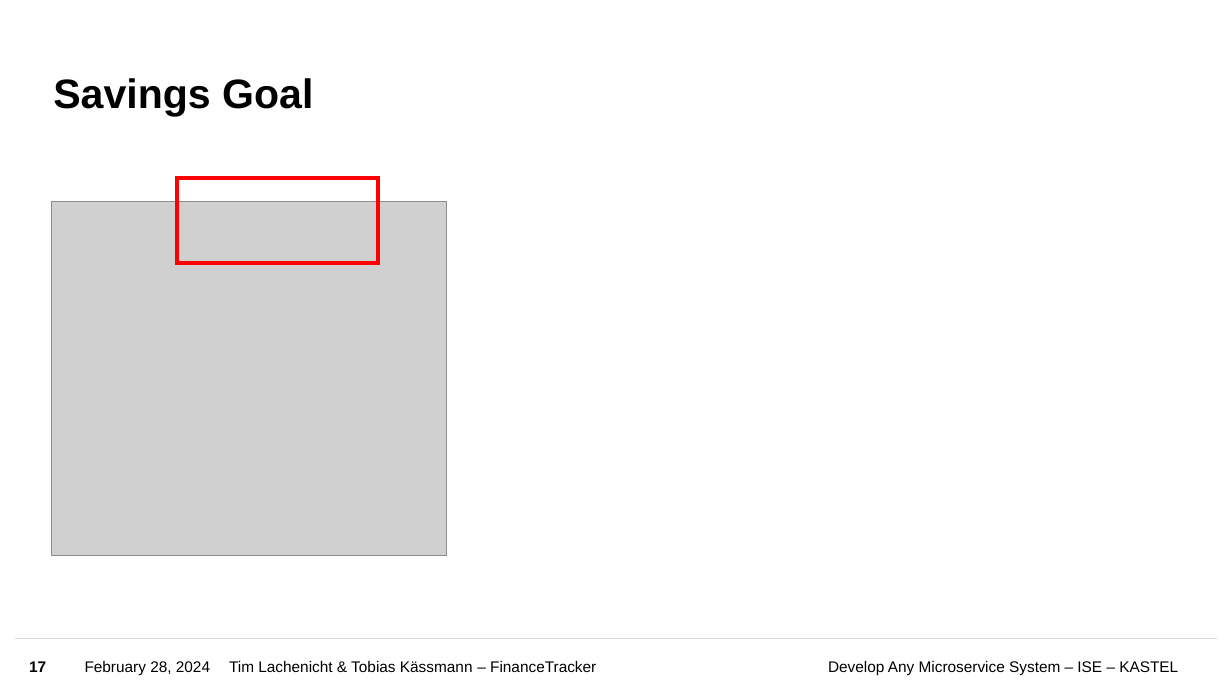
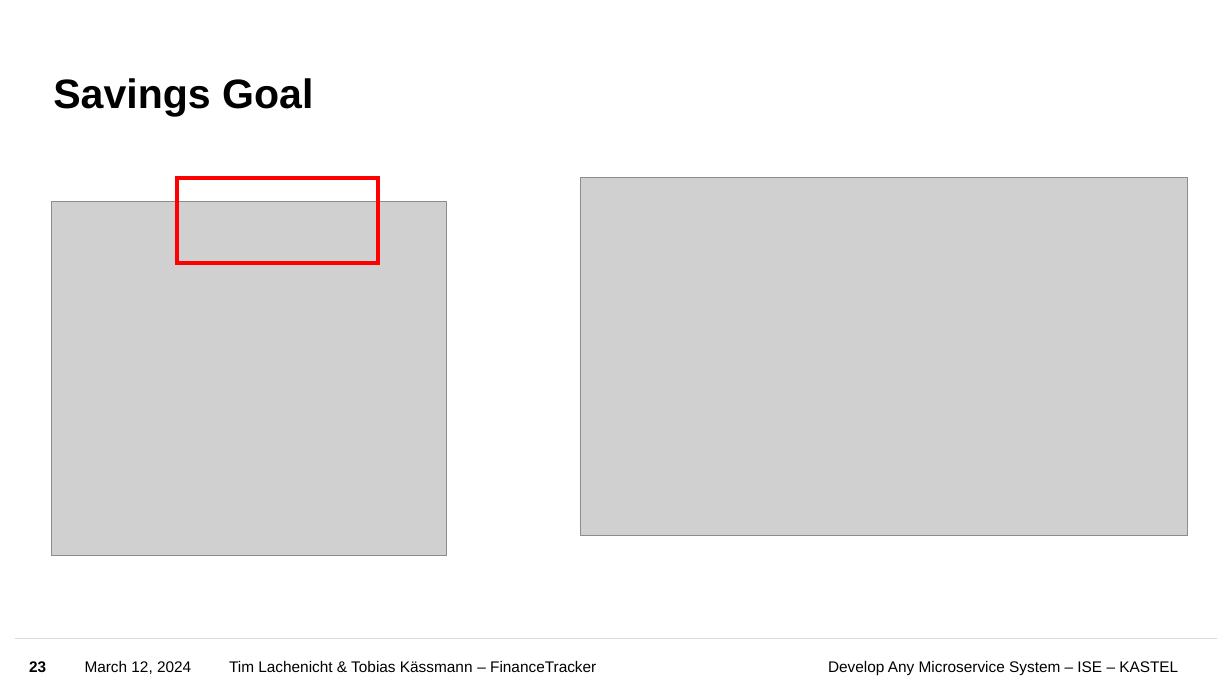
Before and after one commit to Uinyw/financetracker, a slide deck: slide 23 of Slides.pptx (slide 17 before the commit). Drawn at 1232x693 pixels with LibreOffice and Linux fonts; fonts in the diff are those of the drawing; grey boxes stand for pictures; background and template pictures are left out. Boxes give left, top, right and bottom in pixels: in the first picture for what was removed or moved away, otherwise in the second. Text is boxed around its words. In the diff, an @@ line names an element or a change of style, - is before the commit and + after.

```diff
--- a/Slides.pptx
+++ b/Slides.pptx
@@ picture added at [581,177,1189,535] @@
@@ page number at [29,661,46,672]: text changed @@
-17
+23
@@ text at [85,661,191,674]: text changed @@
-February 28, 2024
+March 12, 2024
```
Also in this commit, not shown: 10 other slides changed, 22 slides added, 9 slides removed.
